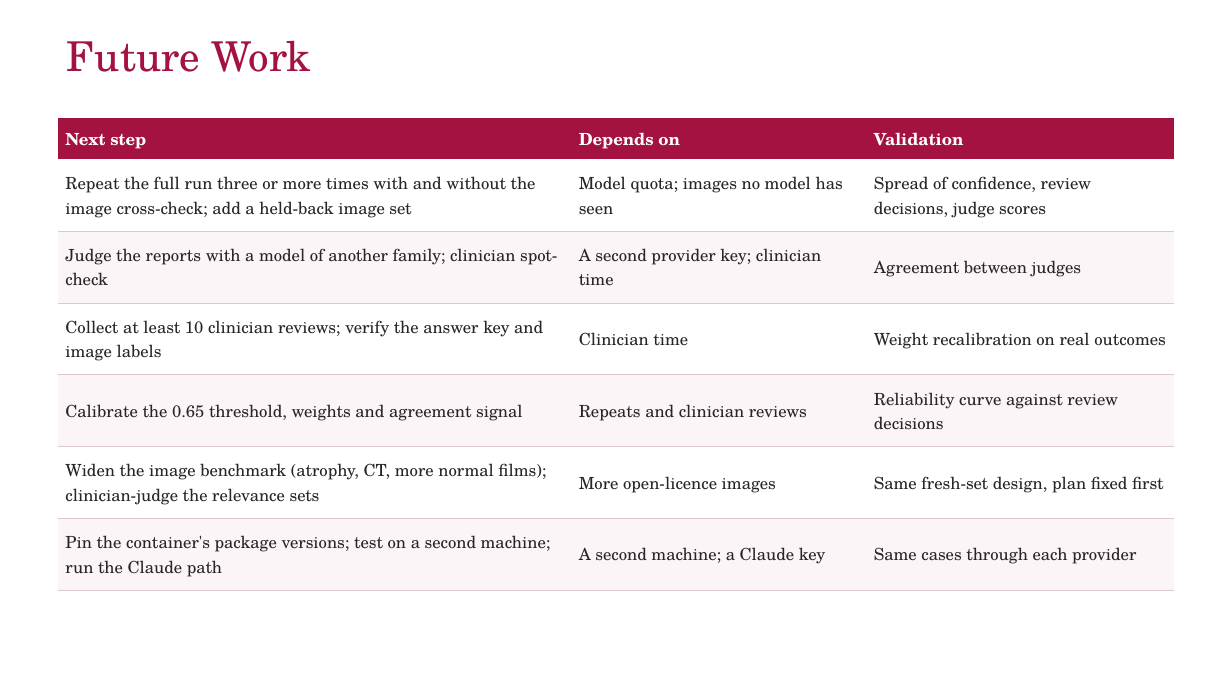
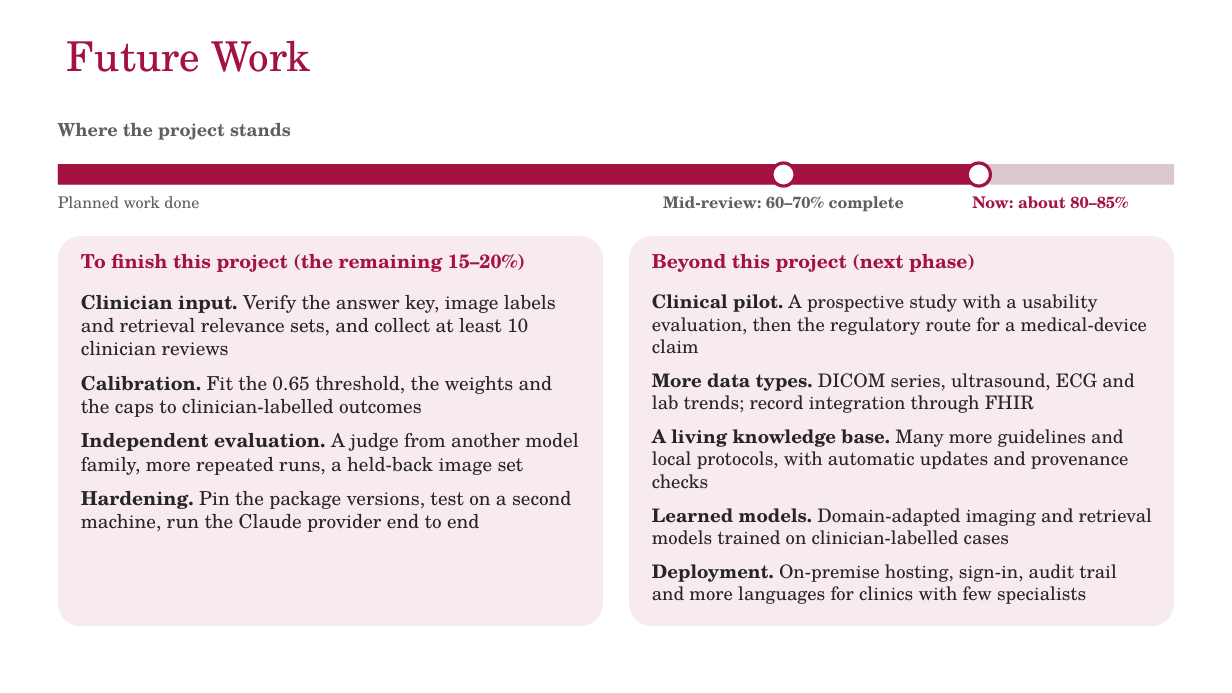
Before and after one commit to hari18305/medorcha, a slide deck: slide 24 of report/MedOrchestrate_Final_Review.pptx. Drawn at 1232x693 pixels with LibreOffice and Linux fonts; fonts in the diff are those of the drawing; background and template pictures are left out. Boxes give left, top, right and bottom in pixels: in the first picture for what was removed or moved away, otherwise in the second. Text is boxed around its words. In the diff, an @@ line names an element or a change of style, - is before the commit and + after.

Commit message:
Presentation: Future Work slide rebuilt around actual progress (60-70% at mid-review, about 80-85% now; remaining work and next phase); dates removed from the timeline slide

```diff
--- a/report/MedOrchestrate_Final_Review.pptx
+++ b/report/MedOrchestrate_Final_Review.pptx
@@ table removed at (57,118,1174,591), 7 rows, 3 columns @@
-Next step | Depends on | Validation
-Repeat the full run three or more times with and without the image cross-check; add a held-back image set | Model quota; images no model has seen | Spread of confidence, review decisions, judge scores
-Judge the reports with a model of another family; clinician spot-check | A second provider key; clinician time | Agreement between judges
-Collect at least 10 clinician reviews; verify the answer key and image labels | Clinician time | Weight recalibration on real outcomes
-Calibrate the 0.65 threshold, weights and agreement signal | Repeats and clinician reviews | Reliability curve against review decisions
-Widen the image benchmark (atrophy, CT, more normal films); clinician-judge the relevance sets | More open-licence images | Same fresh-set design, plan fixed first
-Pin the container's package versions; test on a second machine; run the Claude path | A second machine; a Claude key | Same cases through each provider
@@ text added at (58,123,291,140), 14 pt, text #5F5F5F, bold @@
+Where the project stands
@@ rectangle added at (57,165,1174,185), fill #DDC7CF @@
@@ rectangle added at (57,165,979,185), fill #A4123F @@
@@ ellipse added at (772,163,795,186), fill #FFFFFF, outline #A4123F 2.5 pt @@
@@ ellipse added at (968,163,991,186), fill #FFFFFF, outline #A4123F 2.5 pt @@
@@ text added at (58,196,199,208), 12.5 pt, text #5F5F5F @@
+Planned work done
@@ text added at (663,196,904,211), 12.5 pt, text #5F5F5F, bold @@
+Mid-review: 60–70% complete
@@ text added at (972,196,1128,209), 12.5 pt, text #A4123F, bold @@
+Now: about 80–85%
@@ rounded rectangle added at (57,237,603,627), fill #F8EBEF @@
@@ rounded rectangle added at (629,237,1175,627), fill #F8EBEF @@
@@ text added at (81,254,525,272), 15 pt, text #A4123F, bold @@
+To finish this project (the remaining 15–20%)
@@ text added at (652,254,975,272), 15 pt, text #A4123F, bold @@
+Beyond this project (next phase)
@@ text added at (81,295,578,532), 15 pt, text #262626 @@
+Clinician input. Verify the answer key, image labels and retrieval relevance sets, and collect at least 10 clinician reviews
+Calibration. Fit the 0.65 threshold, the weights and the caps to clinician-labelled outcomes
+Independent evaluation. A judge from another model family, more repeated runs, a held-back image set
+Hardening. Pin the package versions, test on a second machine, run the Claude provider end to end
@@ text added at (652,294,1152,604), 14.5 pt, text #262626 @@
+Clinical pilot. A prospective study with a usability evaluation, then the regulatory route for a medical-device claim
+More data types. DICOM series, ultrasound, ECG and lab trends; record integration through FHIR
+A living knowledge base. Many more guidelines and local protocols, with automatic updates and provenance checks
+Learned models. Domain-adapted imaging and retrieval models trained on clinician-labelled cases
+Deployment. On-premise hosting, sign-in, audit trail and more languages for clinics with few specialists
```
Also in this commit, not shown: 1 other slide changed, 1 other file.
